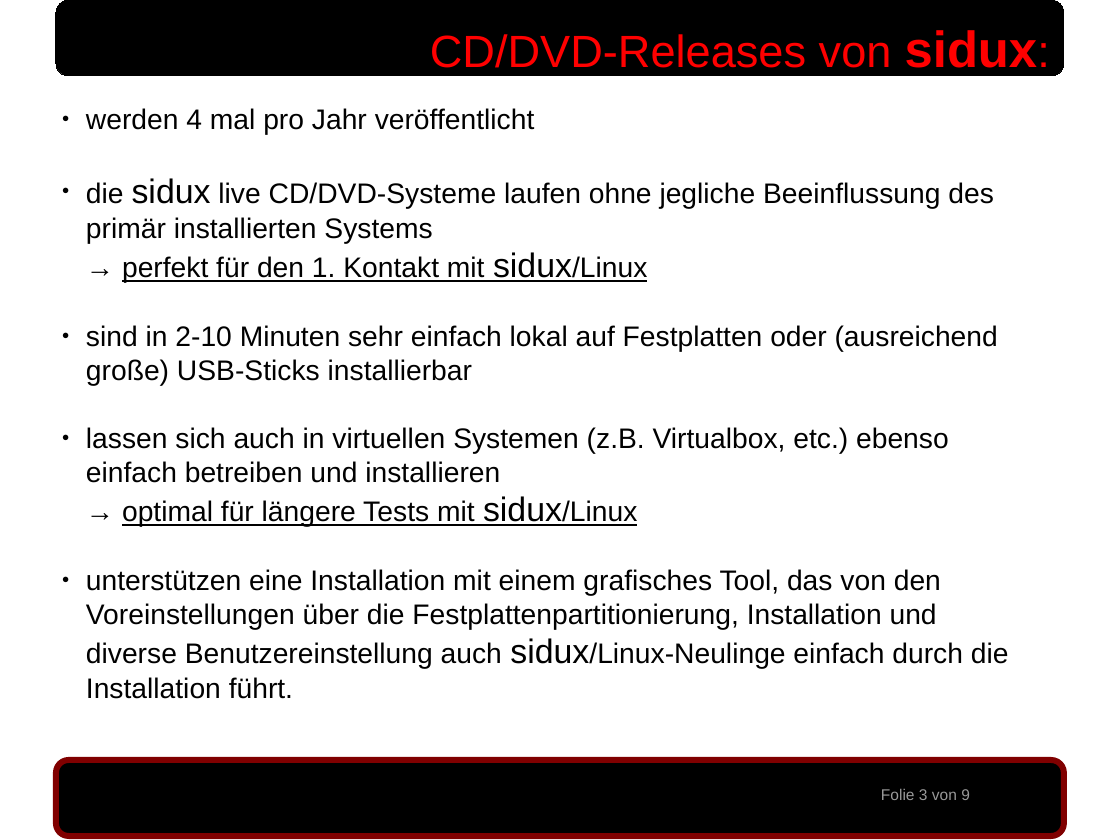
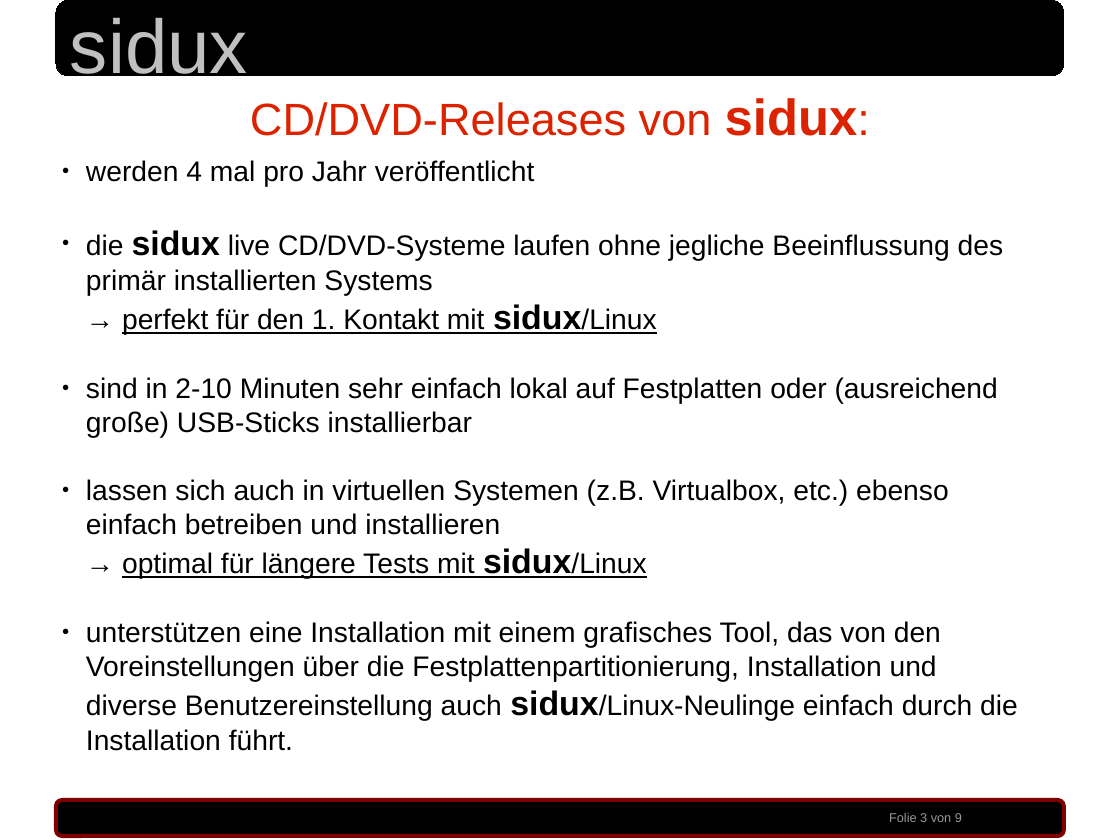
Before and after one commit to sidux-ev/praesentation, a slide deck: slide 3 of bin/sigint2010_koeln.odp. Drawn at 1120x840 pixels with LibreOffice and Linux fonts; fonts in the diff are those of the drawing; background and template pictures are left out. Boxes give left, top, right and bottom in pixels: in the first picture for what was removed or moved away, otherwise in the second. Text is boxed around its words. In the diff, an @@ line names an element or a change of style, - is before the commit and + after.

Commit message:
v0.5 odp und pdf (aenderung layout)

```diff
--- a/bin/sigint2010_koeln.odp
+++ b/bin/sigint2010_koeln.odp
@@ text added at [70,17,248,87], 54 pt, text #C0C0C0 @@
+sidux
@@ text "CD/DVD-Releases von sidux:": place and size @@
-text "CD/DVD-Releases von sidux:" at [430,30,1038,78]
+text "CD/DVD-Releases von sidux:" at [250,98,858,136]
@@ text "CD/DVD-Releases von sidux:" at [250,98,858,136]: text colour #FF0000 to #DC2300; alignment right to centre @@
@@ text "werden 4 mal pro Jahr ...": place and size @@
-text "werden 4 mal pro Jahr ..." at [86,108,1009,699]
+text "werden 4 mal pro Jahr ..." at [86,160,1018,751]
@@ text at [86,230,1018,751]: bold on in "sidux sidux/Linux", "sidux/Linux", "sidux/Linux-Neulinge" @@
@@ rounded rectangle: place and size @@
-rounded rectangle at [56,760,1064,836]
+rounded rectangle at [56,800,1064,835]
@@ rounded rectangle at [56,800,1064,835]: outline #800000 4.25 pt to #800000 2.83 pt @@
@@ text: place and size @@
-text at [881,789,970,800]
+text at [889,813,962,822]
@@ text at [889,813,962,822]: size 11 to 9 pt @@
```
Also in this commit, not shown: 8 other slides changed, 2 other files.
